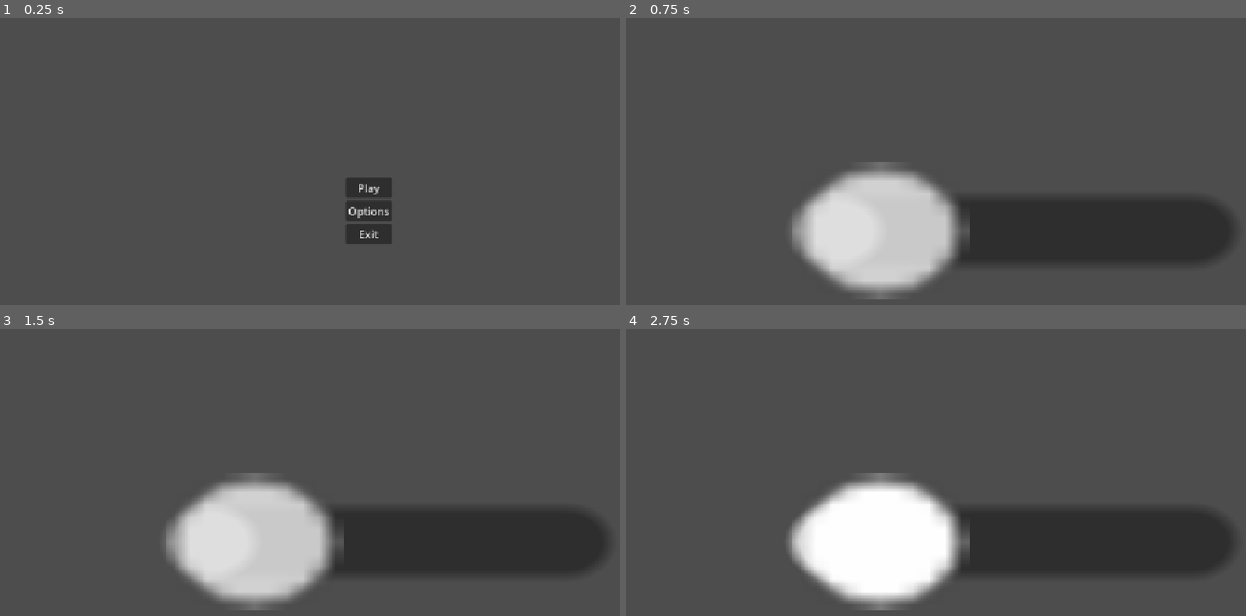
Above: before the commit, frames 1-4 (two rows, left to right).
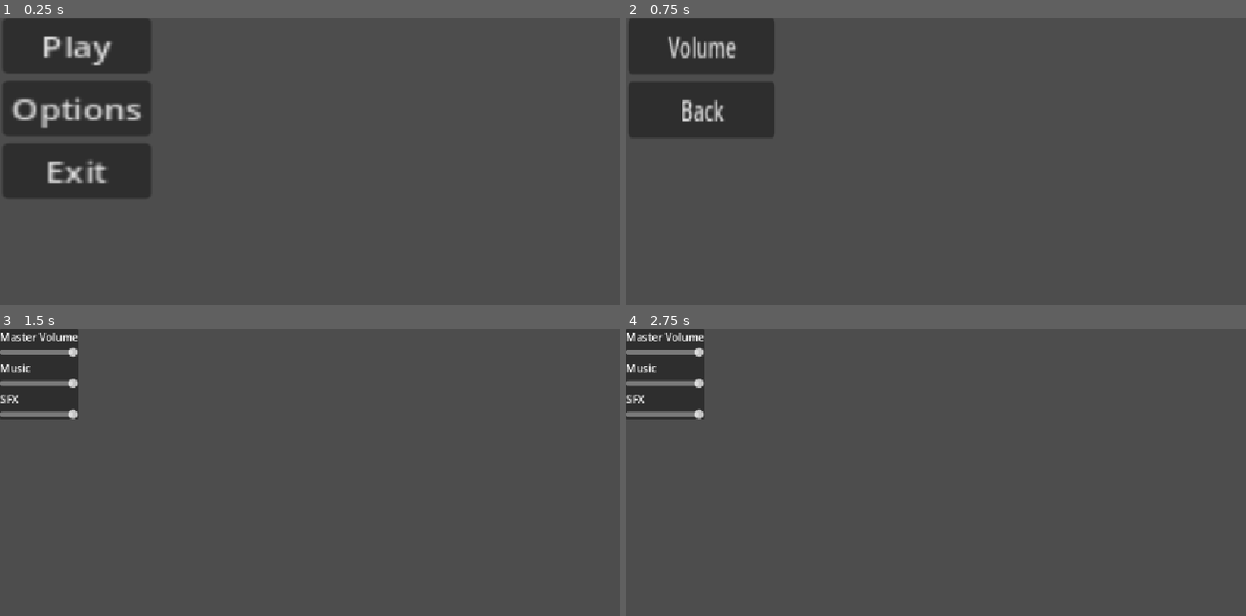
Above: after the commit, the same moments.

Repository: Emerald6468/SeniorGame
Game: Godot game, scene res://Scenes/Testing/Ground Zero - Raymond/Menu.tscn
Two runs of this game, one before a commit and one after it. Both use one fixed random seed, a clock stepped at 60 frames per second and the inputs below. This scene is started directly instead of the project's main scene.
Inputs (mouse positions are in pixels of both pictures, inside the frame that each line leads up to):
- Up to frame 1 (0.25 s): no input
- Up to frame 2 (0.75 s): click "Options" at 0.5 s
- Up to frame 3 (1.5 s): click (74, 357) at 1.25 s, where only the run after the commit has a clickable "Volume"
- Up to frame 4 (2.75 s): tap Enter at 2 s; move the mouse to (1177, 521) at 2.02 s; hold D (Right) from 2.03 s (still down); hold Shift (Slide) from 2.03 s (still down); tap Space (Jump) at 2.27 s

The runs differ from the first frame. In frame 1, 14% of the frame differs, in the area x 0-64%, y 0-79%; in frame 2, 27%, in the area x 0-98%, y 0-99%; in frame 3, 22%; in frame 4, 22%.

Commit message:
Volume Controller
Made a volume controller that's connected to the options button in the menu UI.

Diff:
--- a/senior-project/Scenes/Testing/Ground Zero - Raymond/Menu.tscn
+++ b/senior-project/Scenes/Testing/Ground Zero - Raymond/Menu.tscn
@@ -1,6 +1,6 @@
 [gd_scene format=3 uid="uid://bxq2qvjocv2hs"]
 
-[ext_resource type="Script" uid="uid://crd5hfh8ptqjg" path="res://Scenes/Prefabs/menu.gd" id="3_b52cc"]
+[ext_resource type="Script" uid="uid://crd5hfh8ptqjg" path="res://Scripts/menu.gd" id="3_b52cc"]
 
 [node name="Menu" type="Control" unique_id=841887808]
 layout_mode = 3
@@ -13,8 +13,11 @@
 
 [node name="MarginContainer" type="MarginContainer" parent="." unique_id=675006456]
 layout_mode = 0
-offset_right = 40.0
-offset_bottom = 40.0
+offset_left = -517.0
+offset_top = -241.0
+offset_right = -447.0
+offset_bottom = -98.0
+scale = Vector2(3.2021294, 2.7023158)
 
 [node name="VBoxContainer" type="VBoxContainer" parent="MarginContainer" unique_id=1486486983]
 layout_mode = 2
--- a/senior-project/Scenes/Testing/Ground Zero - Raymond/Options_Menu.tscn
+++ b/senior-project/Scenes/Testing/Ground Zero - Raymond/Options_Menu.tscn
@@ -1,6 +1,6 @@
 [gd_scene format=3 uid="uid://dd5bfi6ywknex"]
 
-[ext_resource type="Script" uid="uid://crd5hfh8ptqjg" path="res://Scenes/Prefabs/menu.gd" id="1_qic0v"]
+[ext_resource type="Script" uid="uid://ct8dienvdy8kq" path="res://Scripts/options_menu.gd" id="1_qic0v"]
 
 [node name="Menu" type="Control" unique_id=841887808]
 layout_mode = 3
@@ -13,14 +13,23 @@
 
 [node name="MarginContainer" type="MarginContainer" parent="." unique_id=675006456]
 layout_mode = 0
-offset_left = -271.0
-offset_top = -22.999998
-offset_right = -231.0
-offset_bottom = 17.000002
-scale = Vector2(16.72988, 12.961725)
+offset_left = -517.0
+offset_top = -240.99998
+offset_right = -387.99017
+offset_bottom = -161.50687
+scale = Vector2(1.7051328, 2.7424147)
+offset_transform_enabled = true
 
 [node name="VBoxContainer" type="VBoxContainer" parent="MarginContainer" unique_id=1486486983]
 layout_mode = 2
 
-[node name="HSlider" type="HSlider" parent="MarginContainer/VBoxContainer" unique_id=1982356293]
+[node name="Volume" type="Button" parent="MarginContainer/VBoxContainer" unique_id=394542520]
 layout_mode = 2
+text = "Volume"
+
+[node name="Back" type="Button" parent="MarginContainer/VBoxContainer" unique_id=840793844]
+layout_mode = 2
+text = "Back"
+
+[connection signal="pressed" from="MarginContainer/VBoxContainer/Volume" to="." method="_on_volume_pressed"]
+[connection signal="pressed" from="MarginContainer/VBoxContainer/Back" to="." method="_on_back_pressed"]
--- /dev/null
+++ b/senior-project/Scenes/Testing/Ground Zero - Raymond/Volume_UI.tscn
@@ -0,0 +1,55 @@
+[gd_scene format=3 uid="uid://b2r74qn74y6el"]
+
+[ext_resource type="Script" uid="uid://dhcdb0fjpyirh" path="res://Scripts/VoulmeSlider.gd" id="1_frgyf"]
+
+[node name="VolumeUi" type="Control" unique_id=1484686374]
+layout_mode = 3
+anchors_preset = 15
+anchor_right = 1.0
+anchor_bottom = 1.0
+grow_horizontal = 2
+grow_vertical = 2
+
+[node name="HBoxContainer" type="HBoxContainer" parent="." unique_id=1611547273]
+layout_mode = 0
+offset_right = 40.0
+offset_bottom = 40.0
+
+[node name="PanelContainer" type="PanelContainer" parent="HBoxContainer" unique_id=157150538]
+layout_mode = 2
+
+[node name="VBoxContainer" type="VBoxContainer" parent="HBoxContainer/PanelContainer" unique_id=422795792]
+layout_mode = 2
+
+[node name="Label" type="Label" parent="HBoxContainer/PanelContainer/VBoxContainer" unique_id=715188902]
+layout_mode = 2
+text = "Master Volume"
+
+[node name="Master" type="HSlider" parent="HBoxContainer/PanelContainer/VBoxContainer" unique_id=1039917601]
+layout_mode = 2
+max_value = 1.0
+step = 0.001
+script = ExtResource("1_frgyf")
+bus_name = "Master"
+
+[node name="Label2" type="Label" parent="HBoxContainer/PanelContainer/VBoxContainer" unique_id=2127655845]
+layout_mode = 2
+text = "Music"
+
+[node name="Music" type="HSlider" parent="HBoxContainer/PanelContainer/VBoxContainer" unique_id=955018493]
+layout_mode = 2
+max_value = 1.0
+step = 0.001
+script = ExtResource("1_frgyf")
+bus_name = "Master"
+
+[node name="Label3" type="Label" parent="HBoxContainer/PanelContainer/VBoxContainer" unique_id=1820072383]
+layout_mode = 2
+text = "SFX"
+
+[node name="SFX" type="HSlider" parent="HBoxContainer/PanelContainer/VBoxContainer" unique_id=2140584471]
+layout_mode = 2
+max_value = 1.0
+step = 0.001
+script = ExtResource("1_frgyf")
+bus_name = "Master"
--- /dev/null
+++ b/senior-project/Scripts/VoulmeSlider.gd
@@ -0,0 +1,20 @@
+extends HSlider
+
+@export
+var bus_name: String
+
+var bus_index: int
+
+func _ready() -> void:
+	bus_index = AudioServer.get_bus_index(bus_name)
+	value_changed.connect(_on_value_changed)
+
+	value = db_to_linear(
+		AudioServer.get_bus_volume_db(bus_index)
+	)
+
+func _on_value_changed(value: float) -> void:
+	AudioServer.set_bus_volume_db(
+		bus_index,
+		linear_to_db(value)
+	)
--- /dev/null
+++ b/senior-project/Scripts/options_menu.gd
@@ -0,0 +1,10 @@
+extends Control
+
+
+
+func _on_volume_pressed() -> void:
+	get_tree().change_scene_to_file("res://Scenes/Testing/Ground Zero - Raymond/Volume_UI.tscn")
+
+
+func _on_back_pressed() -> void:
+	get_tree().change_scene_to_file("res://Scenes/Testing/Ground Zero - Raymond/Menu.tscn")
--- /dev/null
+++ b/senior-project/default_bus_layout.tres
@@ -0,0 +1,15 @@
+[gd_resource type="AudioBusLayout" format=3 uid="uid://vpsy8g1lsbmt"]
+
+[resource]
+bus/1/name = &"Music"
+bus/1/solo = false
+bus/1/mute = false
+bus/1/bypass_fx = false
+bus/1/volume_db = 0.0
+bus/1/send = &"Master"
+bus/2/name = &"SFX"
+bus/2/solo = false
+bus/2/mute = false
+bus/2/bypass_fx = false
+bus/2/volume_db = 0.0
+bus/2/send = &"Master"
--- a/senior-project/project.godot
+++ b/senior-project/project.godot
@@ -14,6 +14,10 @@
 run/main_scene="uid://bnemr2an3w41g"
 config/features=PackedStringArray("4.7", "Forward Plus")
 config/icon="res://Assets/icon.svg"
+
+[audio]
+
+buses/default_bus_layout="uid://vpsy8g1lsbmt"
 
 [autoload]
 
Not shown, added: senior-project/Scripts/VoulmeSlider.gd.uid
Renamed: senior-project/Scenes/Prefabs/menu.gd -> senior-project/Scripts/menu.gd
Renamed: senior-project/Scenes/Prefabs/menu.gd.uid -> senior-project/Scripts/menu.gd.uid
Not shown, added: senior-project/Scripts/options_menu.gd.uid
